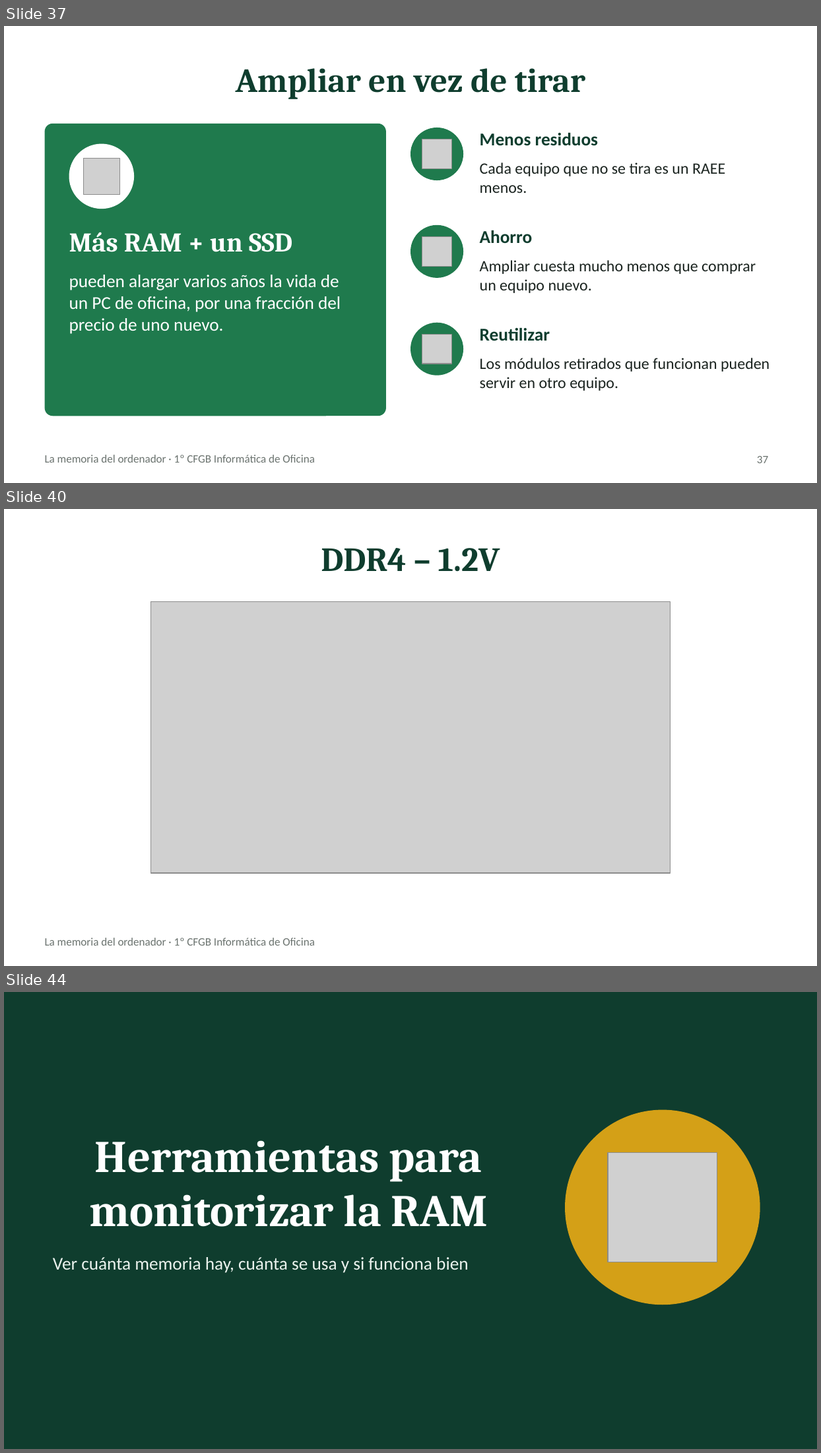
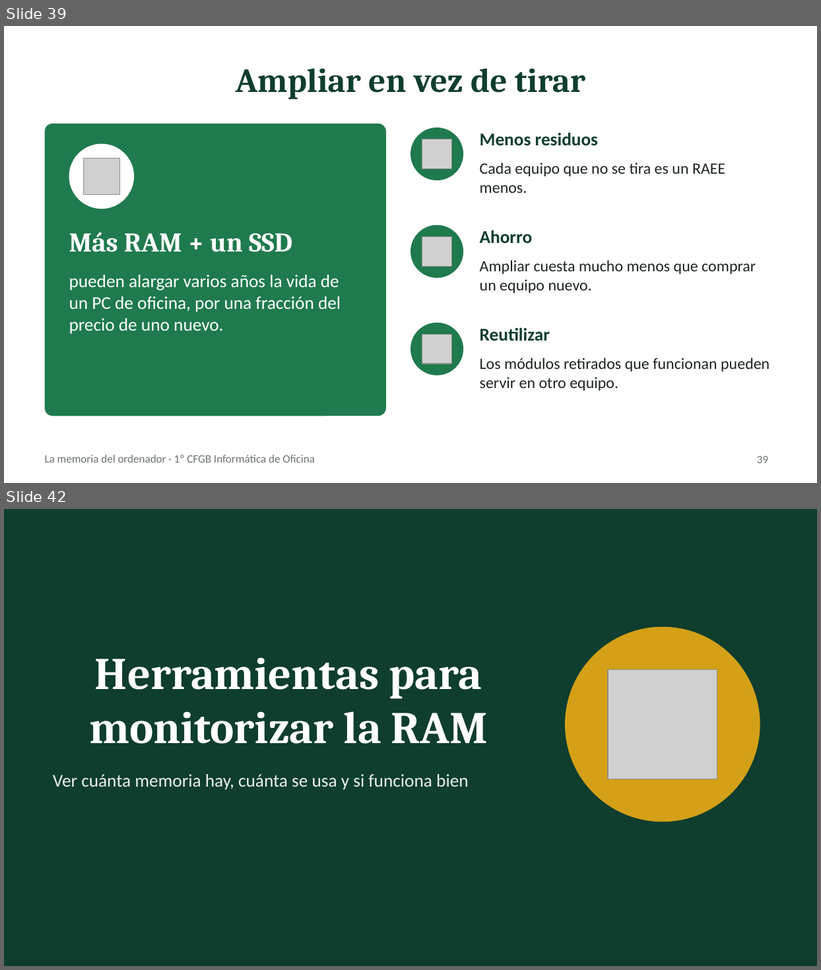
Before and after one commit to fpriesan-web/fpriesan-web.github.io, a slide deck: apuntes/1cfgb-montaje-mantenimiento/tema-3/la-memoria/La_memoria_del_ordenador.pptx. Shown one above the other, each under a label of ours: slides 37, 40 and 44 before the commit, slides 39 and 42 after it; the slides between them are not shown. The pictures are 821x1453 and 821x970 pixels, drawn with LibreOffice and Linux fonts; fonts in the diff are those of the drawing; grey boxes stand for pictures. Boxes give left, top, right and bottom in pixels: in the first picture for what was removed or moved away, otherwise in the second. Text is boxed around its words. In the diff, an @@ line names an element or a change of style, - is before the commit and + after.

```diff
--- a/apuntes/1cfgb-montaje-mantenimiento/tema-3/la-memoria/La_memoria_del_ordenador.pptx
+++ b/apuntes/1cfgb-montaje-mantenimiento/tema-3/la-memoria/La_memoria_del_ordenador.pptx
@@ slide 40 removed at bbox=[4, 509, 817, 966], background #FFFFFF; not listed: 1 template element that a slide beside it also shows @@
@@ title removed at bbox=[321, 548, 500, 572] @@
-DDR4 – 1.2V
@@ picture removed at bbox=[151, 601, 670, 873] @@
@@ what was slide 37 is now slide 39 @@
@@ page number at bbox=[757, 456, 768, 464]: text changed @@
-37
+39
@@ what was slide 44 is now slide 42 @@
```
Also in this commit, not shown: 11 slides changed, 5 slides added, 12 other slides removed, 1 other file.
